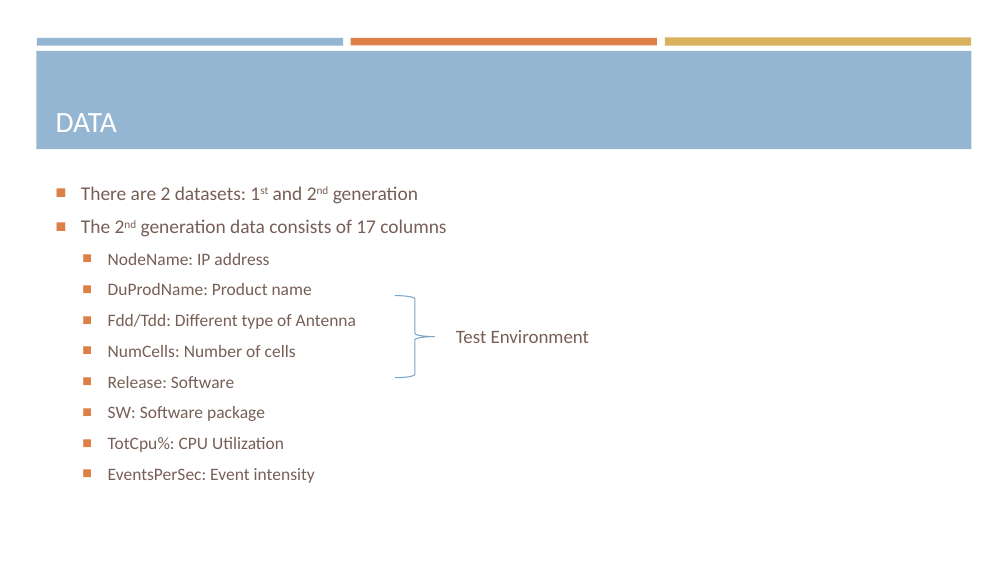
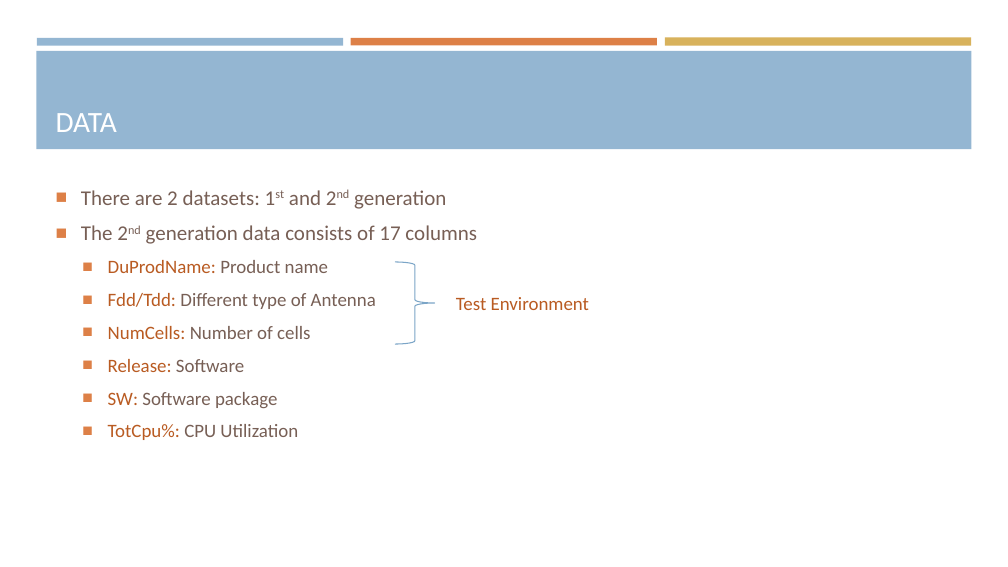
Before and after one commit to araea382/MT, a slide deck: slide 4 of Presentation/1-Proposal seminar.pptx. Drawn at 1008x567 pixels with LibreOffice and Linux fonts; fonts in the diff are those of the drawing. Boxes give left, top, right and bottom in pixels: in the first picture for what was removed or moved away, otherwise in the second. Text is boxed around its words. In the diff, an @@ line names an element or a change of style, - is before the commit and + after.

```diff
--- a/Presentation/1-Proposal seminar.pptx
+++ b/Presentation/1-Proposal seminar.pptx
@@ text "There are 2 datasets: 1st ..." at box(81, 190, 477, 440): size 18.5 to 20 pt in "There are 2 datasets: 1st and 2nd ...", "The 2nd generation data consists of 17 ..."; size 16.6 to 18 pt in "DuProdName: Product name", "Fdd/Tdd: Different type of Antenna", "NumCells: Number of cells", "Release: Software" and 2 more places; text colour #775F55 to #B95B22 in "DuProdName:", "Fdd/Tdd:", "NumCells:", "Release:" and 2 more places; vertical alignment middle to top @@
@@ text at box(108, 253, 269, 265): paragraph removed @@
-  ■ NodeName: IP address
@@ right brace: place and size @@
-right brace at box(395, 296, 435, 378)
+right brace at box(395, 262, 435, 345)
@@ text "Test Environment": place and size @@
-text "Test Environment" at box(456, 330, 589, 343)
+text "Test Environment" at box(456, 297, 589, 310)
@@ text "Test Environment" at box(456, 297, 589, 310): text colour #775F55 to #B95B22 @@
@@ text at box(108, 468, 315, 483): paragraph removed @@
-  ■ EventsPerSec: Event intensity
```
Also in this commit, not shown: 7 other slides changed, 1 slide added, 2 slides removed, 7 other files.
